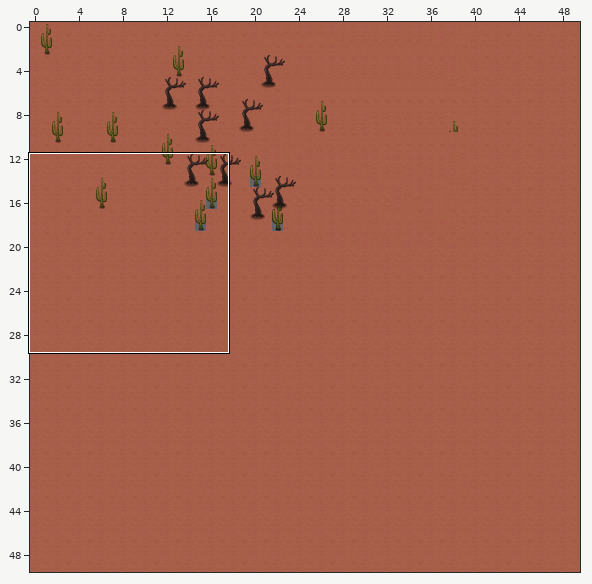
One commit to this Tiled map: my-rpg-game/main/worlds/maps/desert1.tmx. The first picture is a wide view before the edit; the outline marks the close-up.
Close-up. Earlier state:
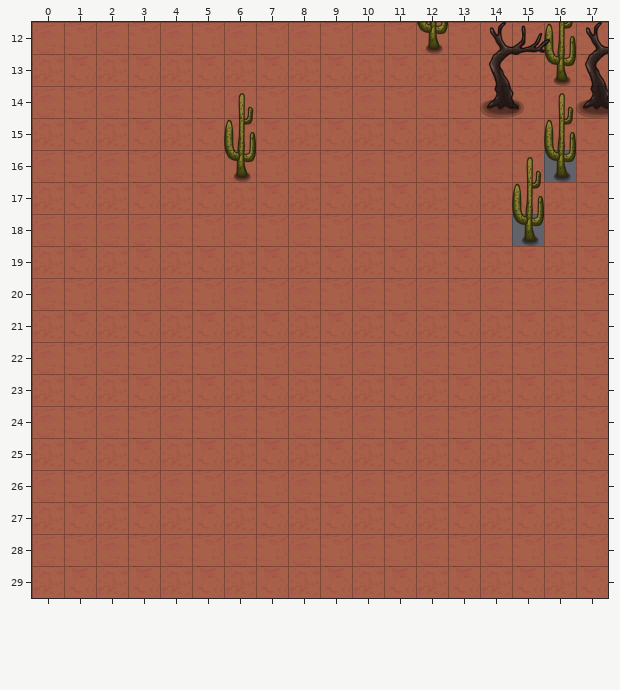
Cells are 100x100 px. Shown: x 0..17, y 12..29. The commit also changed other parts of the map, which this record leaves out. Tiles whose own drawing changed are shown in their newer look in all pictures.
New version:
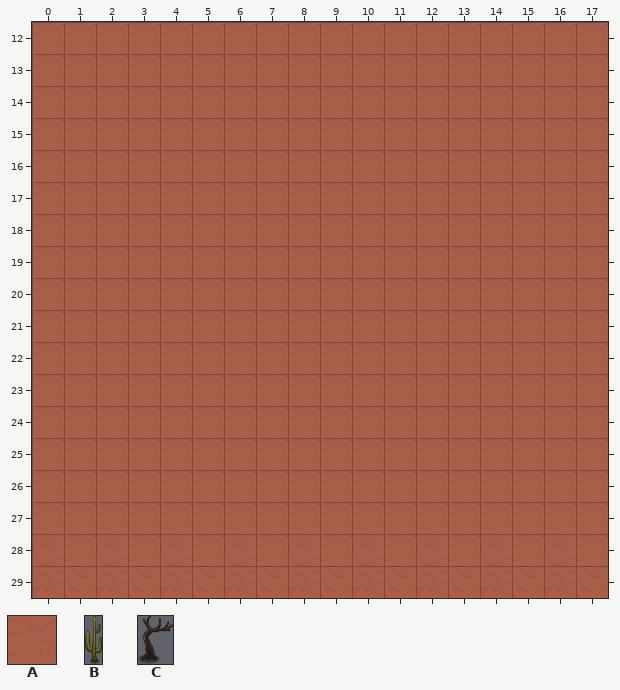
Key: from "bg": A 1; from "greenery_1": B 0; from "tree_12": C 0.
_ is an empty cell, # one hidden under a higher layer.
Tiles replaced or removed in this view: B, C.
What changed:
Changed rows in their new state; . is an unchanged cell.
Layer "Слой тайлов 1":
first column x 15:
16 .#
18 #.
Layer "Слой тайлов 2":
first column x 6:
12 ......A.AAAA
13 ........A.AA
14 A.......AAAA
15 A.........A.
16 A........AA.
17 .........A..
18 .........A..
Layer "Слой тайлов 3" (now hidden):
first column x 14:
14 _.._
Where, in picture pixels (left, top, right, bottom), the same in both close-ups:
changed: (416, 22, 448, 54)
changed: (480, 22, 608, 246)
changed: (224, 86, 256, 182)
